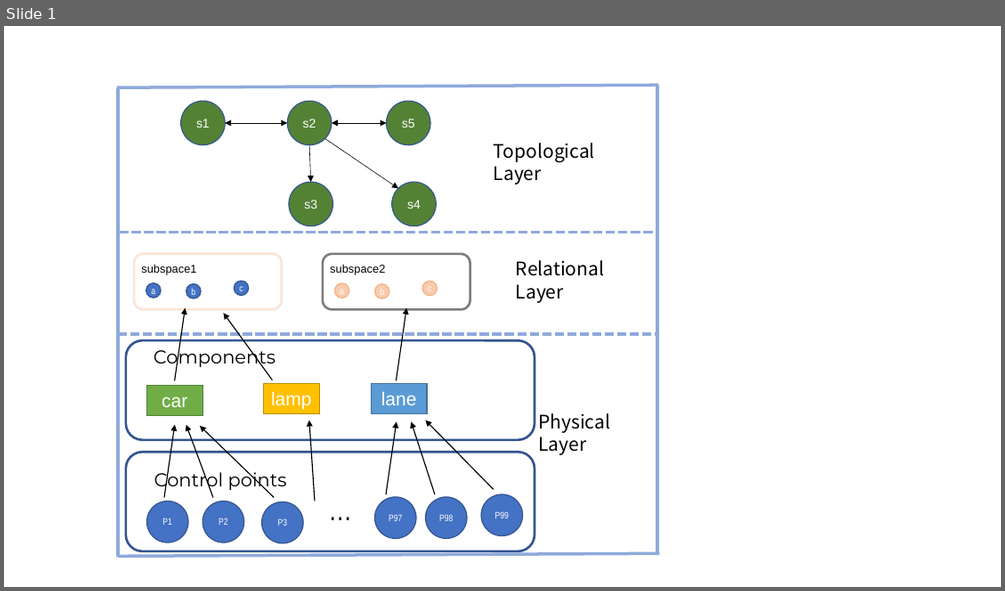
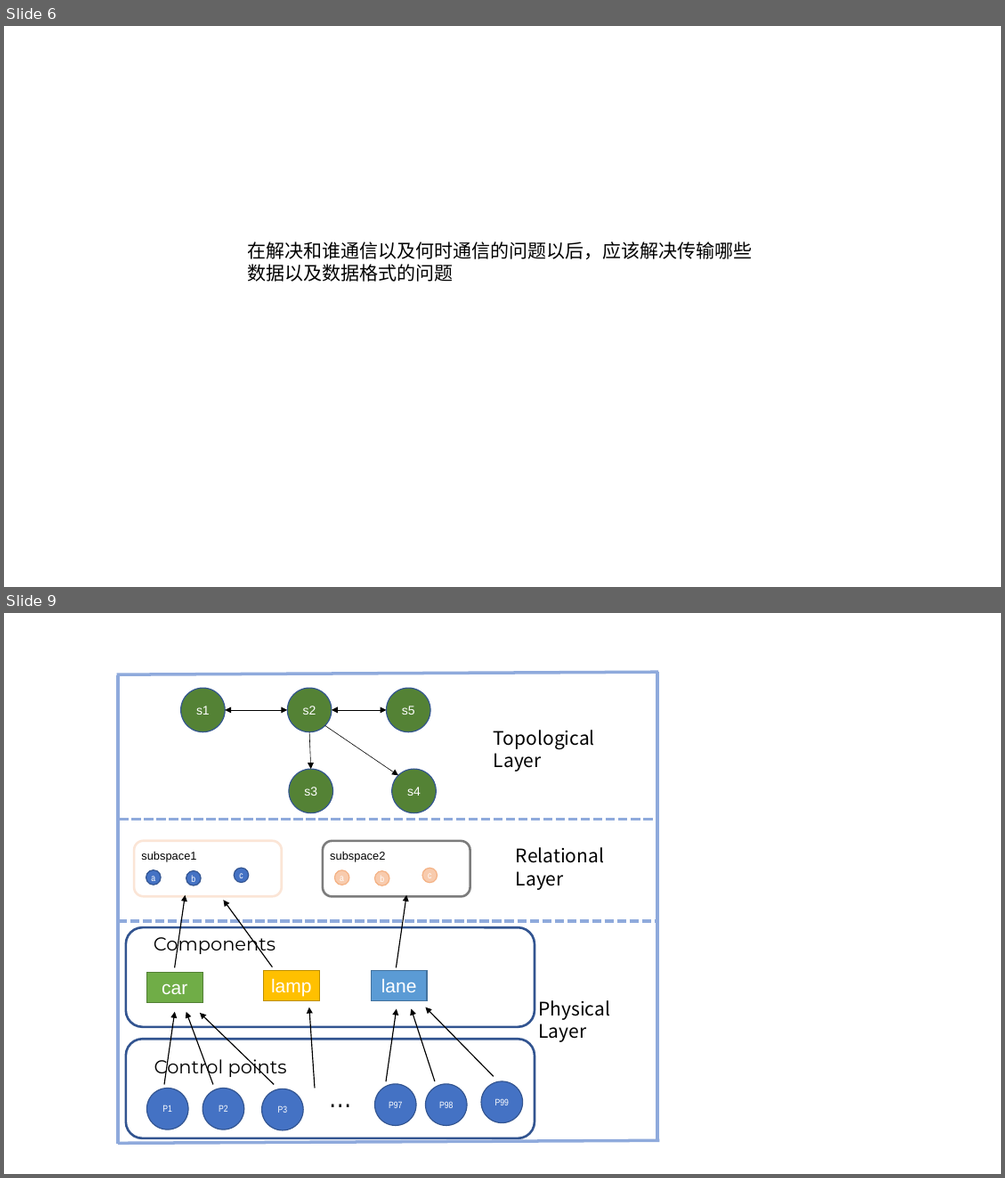
Before and after one commit to Kyrie11/hierarchicalMap, a slide deck: images.pptx. Shown one above the other, each under a label of ours: slide 1 before the commit, slides 6 and 9 after it; the slides between them are not shown. The pictures are 1005x591 and 1005x1178 pixels, drawn with LibreOffice and Linux fonts; fonts in the diff are those of the drawing. Boxes give left, top, right and bottom in pixels: in the first picture for what was removed or moved away, otherwise in the second. Text is boxed around its words. In the diff, an @@ line names an element or a change of style, - is before the commit and + after.

```diff
--- a/images.pptx
+++ b/images.pptx
@@ slide 6 added at (x1=4, y1=26, x2=1001, y2=587), background #FFFFFF @@
@@ text added at (x1=247, y1=241, x2=752, y2=281), 18 pt, text #000000 @@
+在解决和谁通信以及何时通信的问题以后，应该解决传输哪些数据以及数据格式的问题
@@ what was slide 1 is now slide 9 @@
```
Also in this commit, not shown: 1 slide changed, 16 other slides added, 2 other files.
